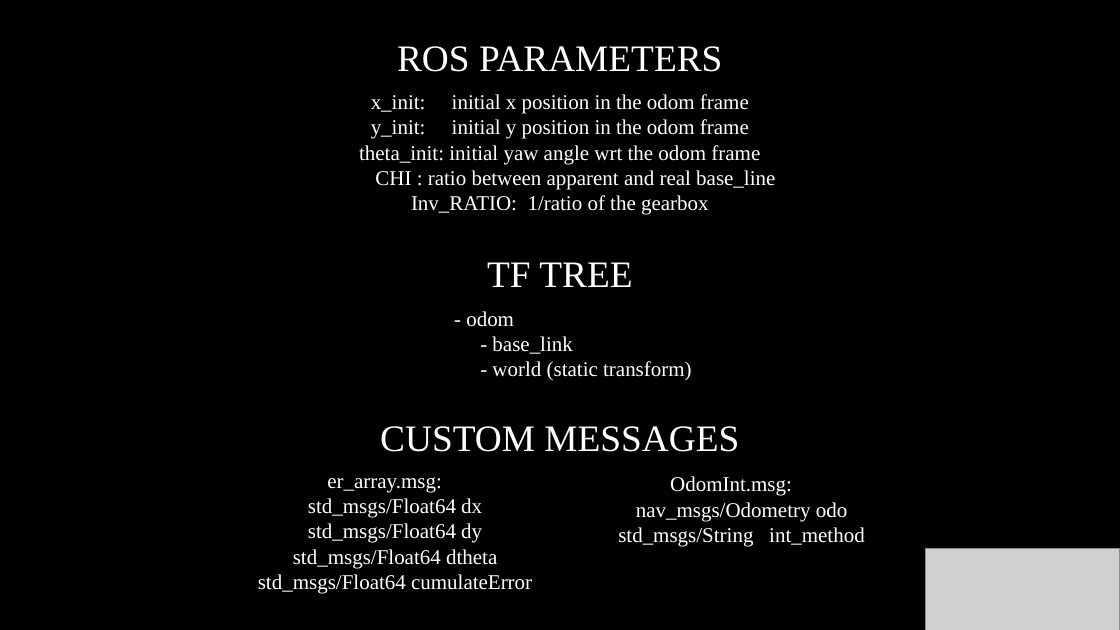
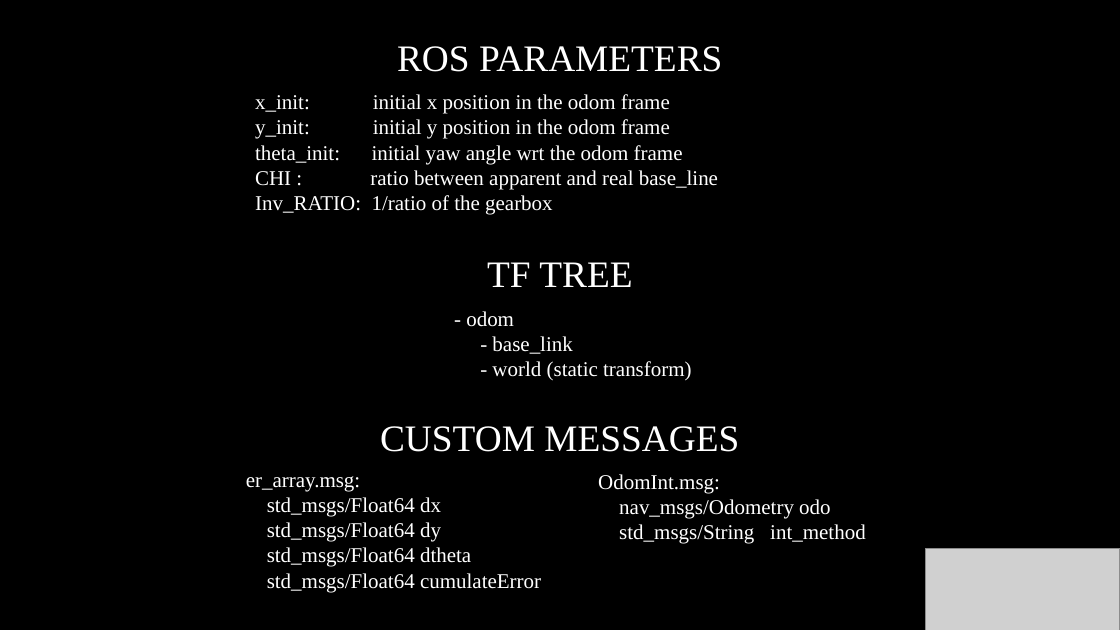
Before and after one commit to marcoCella/scout_ros, a slide deck: slide 4 of project1/Instructions.pptx. Drawn at 1120x630 pixels with LibreOffice and Linux fonts; fonts in the diff are those of the drawing; grey boxes stand for pictures. Boxes give left, top, right and bottom in pixels: in the first picture for what was removed or moved away, otherwise in the second. Text is boxed around its words. In the diff, an @@ line names an element or a change of style, - is before the commit and + after.

```diff
--- a/project1/Instructions.pptx
+++ b/project1/Instructions.pptx
@@ text "er_array.msg:": place and size @@
-text "er_array.msg:" at (258,477,532,594)
+text "er_array.msg:" at (246,476,541,592)
@@ alignment centre to left in 3 elements at (255,94,718,215), (246,476,541,592), (598,474,866,544) @@
@@ text "OdomInt.msg:": place and size @@
-text "OdomInt.msg:" at (618,476,865,547)
+text "OdomInt.msg:" at (598,474,866,544)
```
Also in this commit, not shown: 5 other slides changed, 10 other files.
